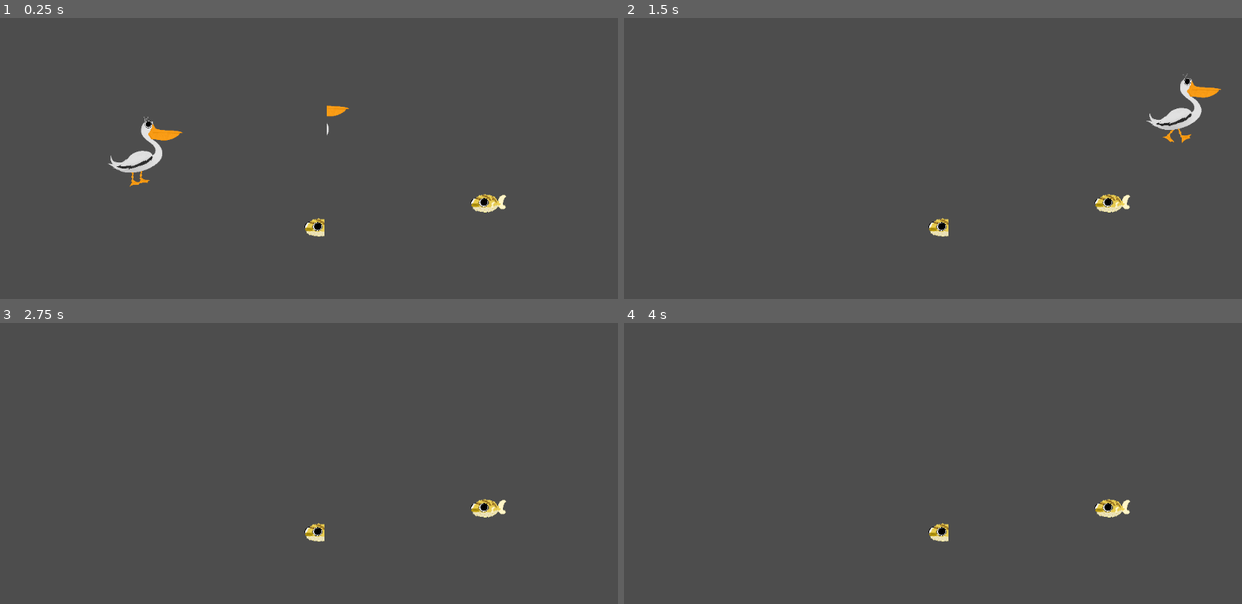
Above: before the commit, frames 1-4 (two rows, left to right).
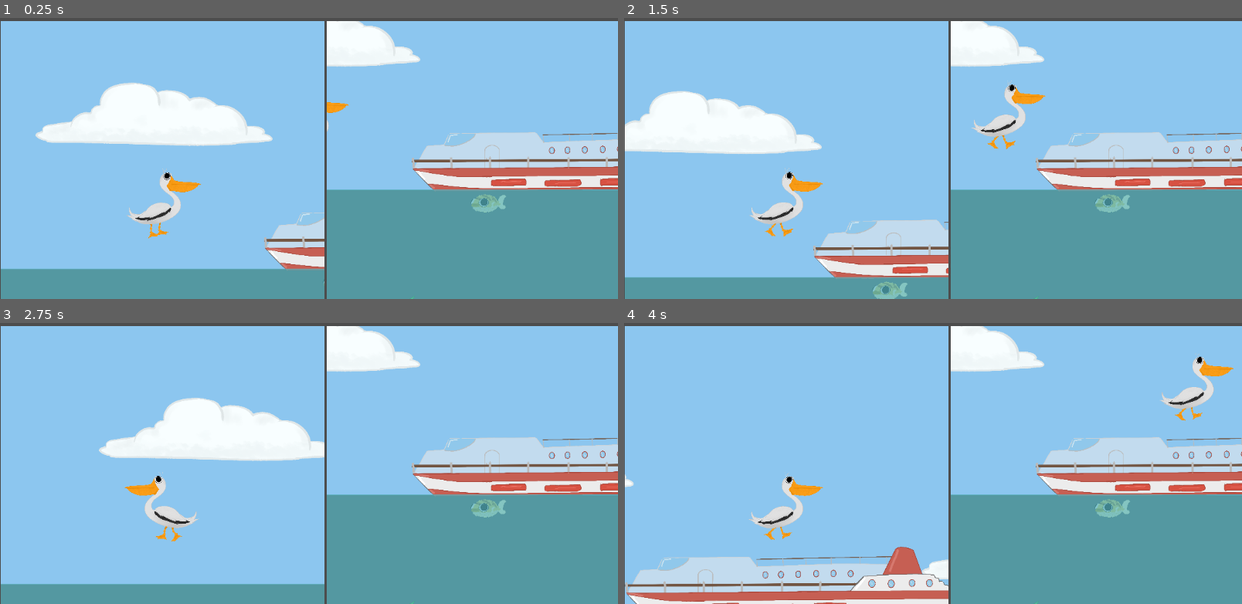
Above: after the commit, the same moments.

Repository: CISC204-S25/final-project-team-6
Game: Godot game, scene res://Game_scene.tscn
The game is run twice, just before and just after one commit, with the same random seed, the same clock (stepped at 60 frames per second) and the same inputs. This scene is started directly instead of the project's main scene.
Inputs:
- Up to frame 1 (0.25 s): no input
- Up to frame 2 (1.5 s): tap Enter at 0.5 s; hold D (BirdRight) from 0.53 s (still down); tap E (BirdPickup) at 0.6 s; tap W (BirdUp) at 0.77 s; tap Space (Space) at 1.35 s
- Up to frame 3 (2.75 s): tap W (BirdUp) at 1.52 s; release D (BirdRight) at 2.03 s; hold A (BirdLeft) from 2.03 s (still down); tap E (BirdPickup) at 2.1 s
- Up to frame 4 (4 s): release A (BirdLeft) at 2.78 s; hold D (BirdRight) from 2.78 s (still down); tap Space (Space) at 2.85 s; tap W (BirdUp) at 3.02, 3.77 s; tap E (BirdPickup) at 3.6 s

The runs differ from the first frame. In frame 1, 98% of the frame differs, in the area x 0-100%, y 1-100%; in frame 2, 98%; in frame 3, 98%; in frame 4, 98%.
Error before the commit: Attempt to call function 'get_path' in base 'null instance' on a null instance. (res://Game.gd:20)

Commit message:
update level.tscn

Diff:
--- a/final-project/level.tscn
+++ b/final-project/level.tscn
@@ -1,14 +1,3 @@
-
-[gd_scene load_steps=17 format=3 uid="uid://cb0g3kuyjojvx"]
-
-[ext_resource type="Script" path="res://level.gd" id="1_yollh"]
-[ext_resource type="Texture2D" uid="uid://dwgu4k6cex4eg" path="res://boat.png" id="1_yq5xo"]
-[ext_resource type="PackedScene" uid="uid://ccfwphjtbl3pa" path="res://decoration/seaweed.tscn" id="3_8ics8"]
-[ext_resource type="PackedScene" uid="uid://ekshy4tsxoon" path="res://decoration/cloud.tscn" id="4_75cmv"]
-[ext_resource type="PackedScene" uid="uid://ejiif31yv3um" path="res://decoration/clump_of_rocks.tscn" id="5_qewan"]
-[ext_resource type="PackedScene" uid="uid://bkit71ldcypvr" path="res://decoration/seashell.tscn" id="6_wp2dm"]
-[ext_resource type="PackedScene" uid="uid://vxypf6s87isl" path="res://decoration/lil_pebble.tscn" id="7_256s3"]
-
 [gd_scene load_steps=16 format=3 uid="uid://cb0g3kuyjojvx"]
 
 [ext_resource type="Script" path="res://level.gd" id="1_yollh"]
@@ -28,9 +17,6 @@
 [sub_resource type="RectangleShape2D" id="RectangleShape2D_04u62"]
 size = Vector2(5652, 312)
 
-[sub_resource type="RectangleShape2D" id="RectangleShape2D_uc3v8"]
-size = Vector2(5683, 423)
-
 [sub_resource type="RectangleShape2D" id="RectangleShape2D_202l6"]
 size = Vector2(572, 87)
 
@@ -45,8 +31,6 @@
 
 [sub_resource type="RectangleShape2D" id="RectangleShape2D_m14g1"]
 size = Vector2(81, 861)
-
-[sub_resource type="CircleShape2D" id="CircleShape2D_v8h8h"]
 
 [node name="Level" type="Node2D"]
 script = ExtResource("1_yollh")
@@ -196,28 +180,6 @@
 position = Vector2(2825, 133)
 shape = SubResource("RectangleShape2D_04u62")
 
-[node name="Sky" type="Area2D" parent="."]
-metadata/_edit_group_ = true
-
-[node name="ColorRect" type="ColorRect" parent="Sky"]
-offset_left = -943.0
-offset_top = -709.0
-offset_right = 7607.0
-offset_bottom = 350.0
-color = Color(0.550198, 0.776587, 0.938191, 1)
-metadata/_edit_group_ = true
-
-[node name="CollisionShape2D" type="CollisionShape2D" parent="Sky"]
-position = Vector2(2820.5, 134.5)
-shape = SubResource("RectangleShape2D_uc3v8")
-
-[node name="sand" type="ColorRect" parent="Sky"]
-offset_left = -947.0
-offset_top = 585.0
-offset_right = 7714.0
-offset_bottom = 1053.0
-color = Color(0.861416, 0.732989, 0.466474, 1)
-
 [node name="boat" type="StaticBody2D" parent="."]
 position = Vector2(445, 276)
 metadata/_edit_group_ = true
@@ -267,91 +229,5 @@
 position = Vector2(131.5, 316.5)
 shape = SubResource("RectangleShape2D_m14g1")
 
-[node name="collectable" type="Area2D" parent="."]
-position = Vector2(680, 251)
-metadata/_edit_group_ = true
-
-[node name="CollisionShape2D" type="CollisionShape2D" parent="collectable"]
-shape = SubResource("CircleShape2D_v8h8h")
-
-[node name="Sprite2D" type="Sprite2D" parent="collectable"]
-
-[node name="seaweed" parent="." instance=ExtResource("3_8ics8")]
-position = Vector2(1260, 615)
-scale = Vector2(0.160257, 0.195684)
-
-[node name="seaweed3" parent="." instance=ExtResource("3_8ics8")]
-position = Vector2(1291, 633)
-scale = Vector2(0.105546, 0.117875)
-
-[node name="seaweed4" parent="." instance=ExtResource("3_8ics8")]
-position = Vector2(88, 610)
-scale = Vector2(0.140579, 0.181988)
-
-[node name="seaweed2" parent="." instance=ExtResource("3_8ics8")]
-position = Vector2(52, 596)
-scale = Vector2(0.201923, 0.247768)
-
-[node name="cloud6" parent="." instance=ExtResource("4_75cmv")]
-position = Vector2(4787, 141)
-scale = Vector2(0.41629, 0.241433)
-
-[node name="cloud8" parent="." instance=ExtResource("4_75cmv")]
-position = Vector2(5512, 72)
-scale = Vector2(0.415865, 0.368424)
-
-[node name="cloud7" parent="." instance=ExtResource("4_75cmv")]
-position = Vector2(4307, 62)
-scale = Vector2(0.394367, 0.241433)
-
-[node name="cloud5" parent="." instance=ExtResource("4_75cmv")]
-position = Vector2(3629, 93)
-scale = Vector2(0.20115, 0.289681)
-
-[node name="cloud4" parent="." instance=ExtResource("4_75cmv")]
-position = Vector2(2936, 143)
-scale = Vector2(0.388438, 0.347571)
-
-[node name="cloud3" parent="." instance=ExtResource("4_75cmv")]
-position = Vector2(2111, 34)
-scale = Vector2(0.750108, 0.41703)
-
-[node name="cloud2" parent="." instance=ExtResource("4_75cmv")]
-position = Vector2(1062, 63)
-scale = Vector2(0.336247, 0.325894)
-
-[node name="cloud" parent="." instance=ExtResource("4_75cmv")]
-position = Vector2(53.75, 14)
-scale = Vector2(0.305908, 0.273292)
-
-[node name="ClumpOfRocks4" parent="." instance=ExtResource("5_qewan")]
-position = Vector2(5496, 553)
-scale = Vector2(0.266507, 0.449543)
-
-[node name="ClumpOfRocks3" parent="." instance=ExtResource("5_qewan")]
-position = Vector2(3239, 587)
-scale = Vector2(0.162732, 0.187286)
-
-[node name="ClumpOfRocks2" parent="." instance=ExtResource("5_qewan")]
-position = Vector2(2295, 643)
-scale = Vector2(0.0993665, 0.078026)
-
-[node name="ClumpOfRocks" parent="." instance=ExtResource("5_qewan")]
-position = Vector2(1411, 624)
-
-[node name="seashell2" parent="." instance=ExtResource("6_wp2dm")]
-position = Vector2(1196, 602)
-scale = Vector2(0.0394444, 0.0385819)
-
-[node name="seashell" parent="." instance=ExtResource("6_wp2dm")]
-position = Vector2(241, 612)
-
-[node name="lilPebble" parent="." instance=ExtResource("7_256s3")]
-position = Vector2(519, 608)
-
-[node name="lilPebble" parent="lilPebble" instance=ExtResource("7_256s3")]
-position = Vector2(8966.03, -86.6089)
-scale = Vector2(0.555418, 0.775402)
-
 [connection signal="body_entered" from="Ocean/swimming" to="." method="_on_swimming_body_entered"]
 [connection signal="body_exited" from="Ocean/swimming" to="." method="_on_swimming_body_exited"]
